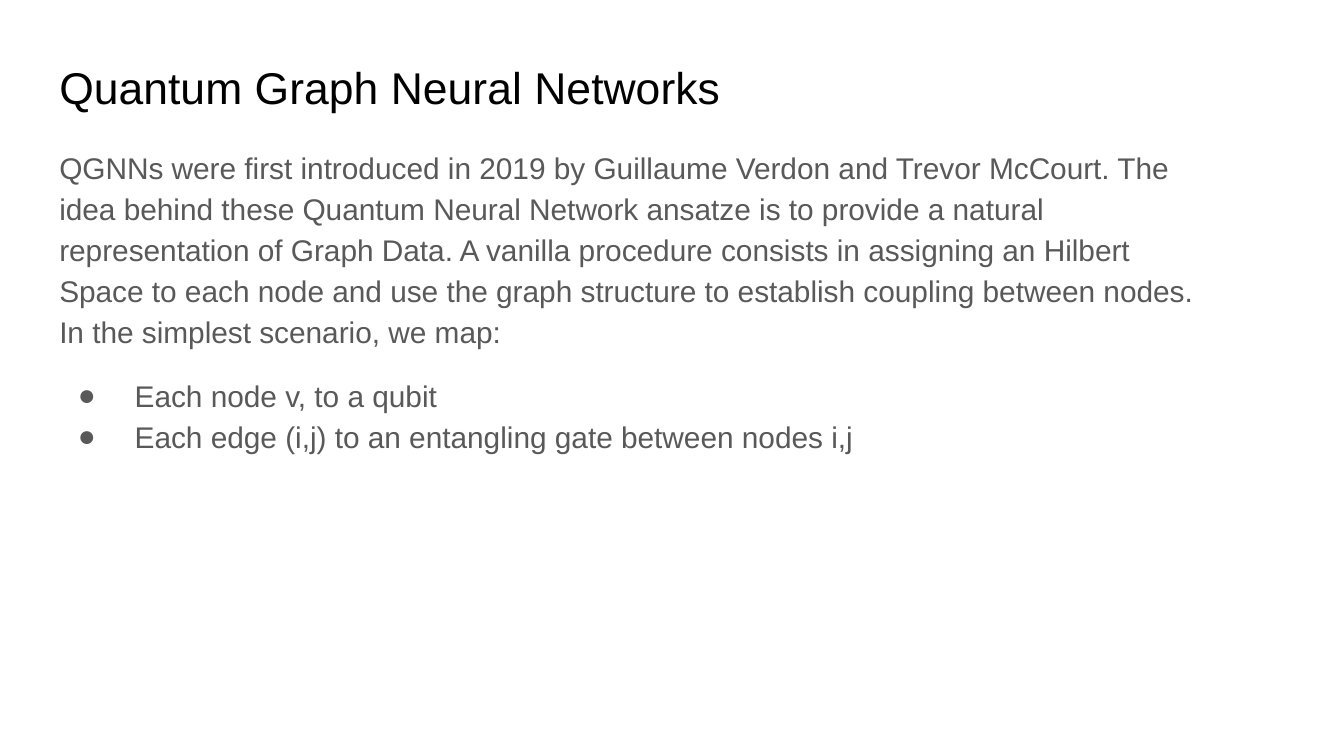
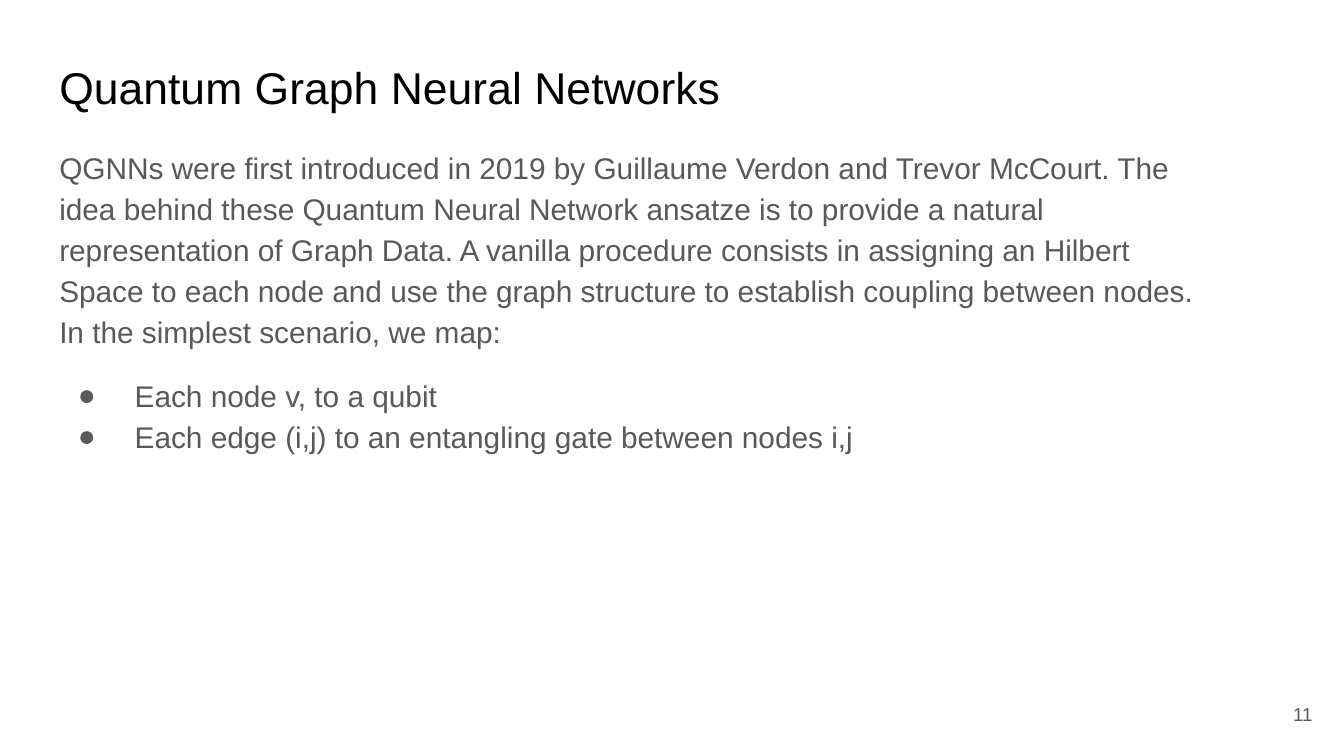
Before and after one commit to teng10/qhack23_rydberg_graph, a slide deck: slide 11 of Qhack_presentation.pptx (slide 9 before the commit). Drawn at 1344x756 pixels with LibreOffice and Linux fonts; fonts in the diff are those of the drawing. Boxes give left, top, right and bottom in pixels: in the first picture for what was removed or moved away, otherwise in the second. Text is boxed around its words. In the diff, an @@ line names an element or a change of style, - is before the commit and + after.

```diff
--- a/Qhack_presentation.pptx
+++ b/Qhack_presentation.pptx
@@ page number added at (1293, 708, 1312, 721), 10 pt, text #595959 @@
+11
```
Also in this commit, not shown: 14 other slides changed, 3 slides added, 4 other files.
